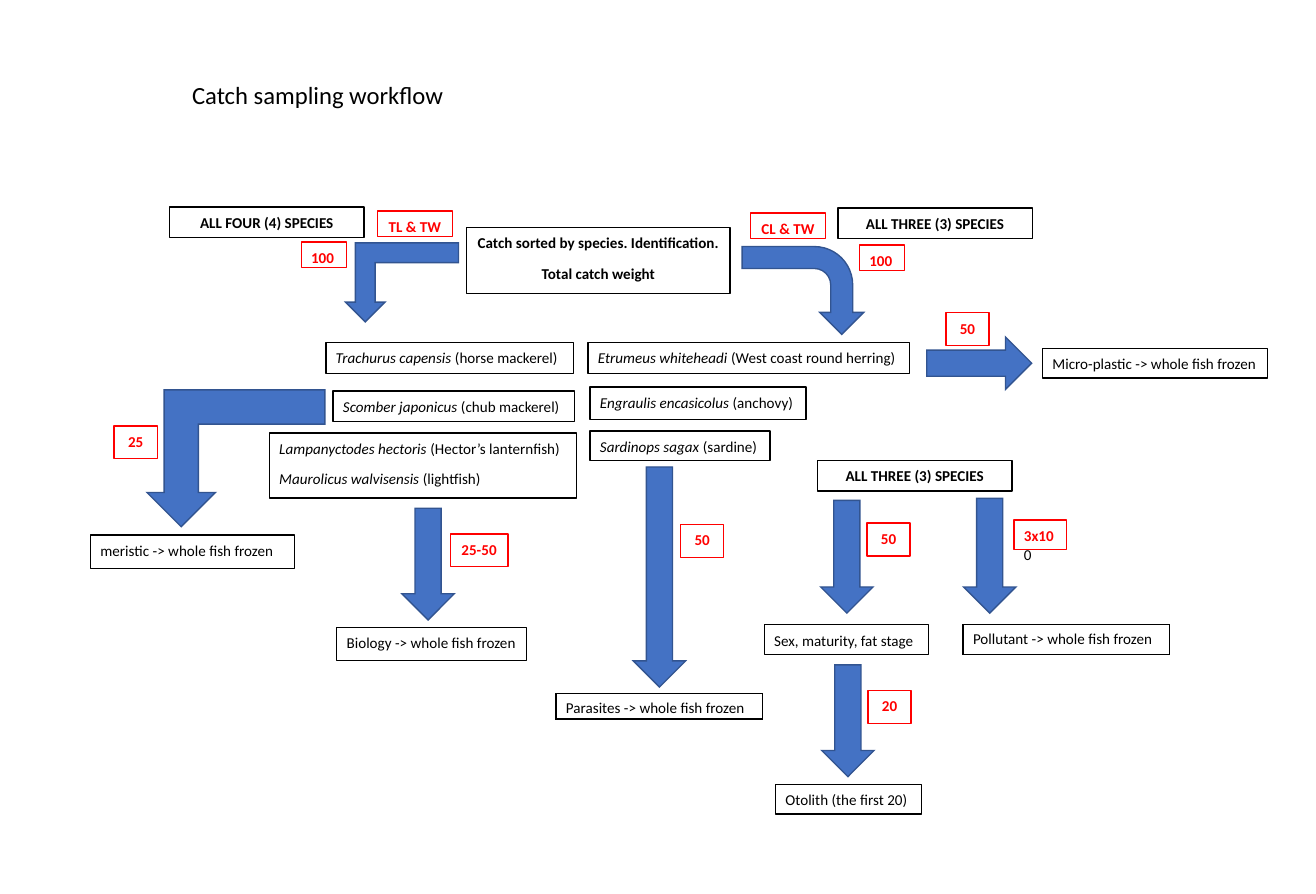
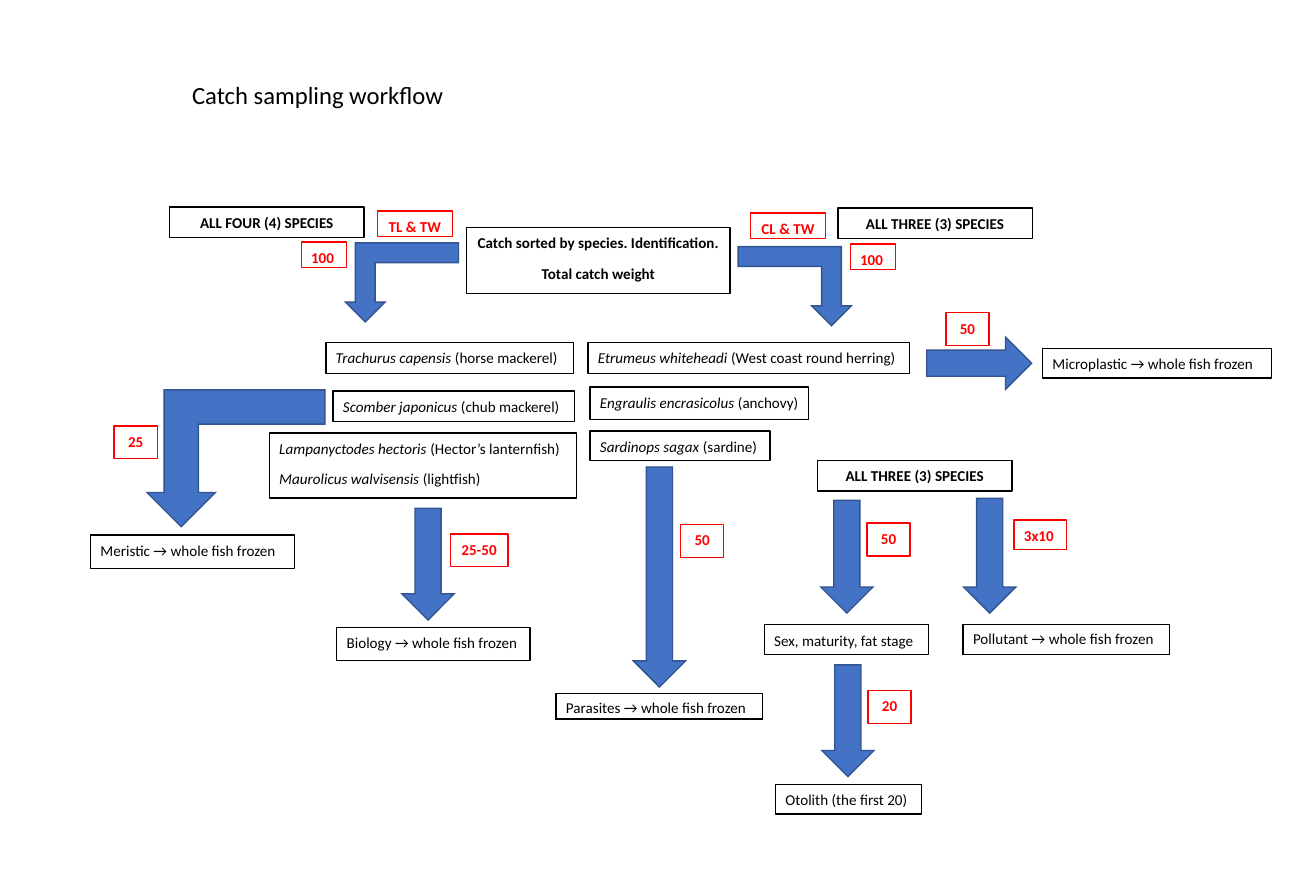
Before and after one commit to niknikos/SailingOrdersDFN, a slide deck: slide 1 of _images/catchsamplingworkflow.pptx. Drawn at 1316x894 pixels with LibreOffice and Linux fonts; fonts in the diff are those of the drawing. Boxes give left, top, right and bottom in pixels: in the first picture for what was removed or moved away, otherwise in the second. Text is boxed around its words. In the diff, an @@ line names an element or a change of style, - is before the commit and + after.

```diff
--- a/_images/catchsamplingworkflow.pptx
+++ b/_images/catchsamplingworkflow.pptx
@@ bent up arrow at [738,247,852,326]: bent arrow to bent up arrow; mirrored; rotation 90 to 0 degrees @@
@@ rectangle "100": place and size @@
-rectangle "100" at [860,245,905,271]
+rectangle "100" at [850,244,895,270]
@@ rectangle "Microplastic → whole fish frozen": place and size @@
-rectangle "Microplastic → whole fish frozen" at [1043,348,1268,378]
+rectangle "Microplastic → whole fish frozen" at [1043,348,1272,378]
@@ text in rectangle at [1052,358,1253,372]: text changed @@
-Micro-plastic -> whole fish frozen
+Microplastic → whole fish frozen
@@ text in rectangle at [600,397,798,411]: text changed @@
-Engraulis encasicolus (anchovy)
+Engraulis encrasicolus (anchovy)
@@ text in rectangle at [1024,531,1054,541]: text changed @@
-3x10 0
+3x10
@@ text in rectangle at [100,545,276,556]: text changed @@
-meristic -> whole fish frozen
+Meristic → whole fish frozen
@@ rectangle "Biology → whole fish frozen": place and size @@
-rectangle "Biology → whole fish frozen" at [337,628,526,660]
+rectangle "Biology → whole fish frozen" at [337,628,530,660]
@@ text in rectangle at [347,637,516,651]: text changed @@
-Biology -> whole fish frozen
+Biology → whole fish frozen
@@ text in rectangle at [973,633,1153,644]: text changed @@
-Pollutant -> whole fish frozen
+Pollutant → whole fish frozen
@@ text in rectangle at [566,702,745,713]: text changed @@
-Parasites -> whole fish frozen
+Parasites → whole fish frozen
```
Also in this commit, not shown: 1 other file.
